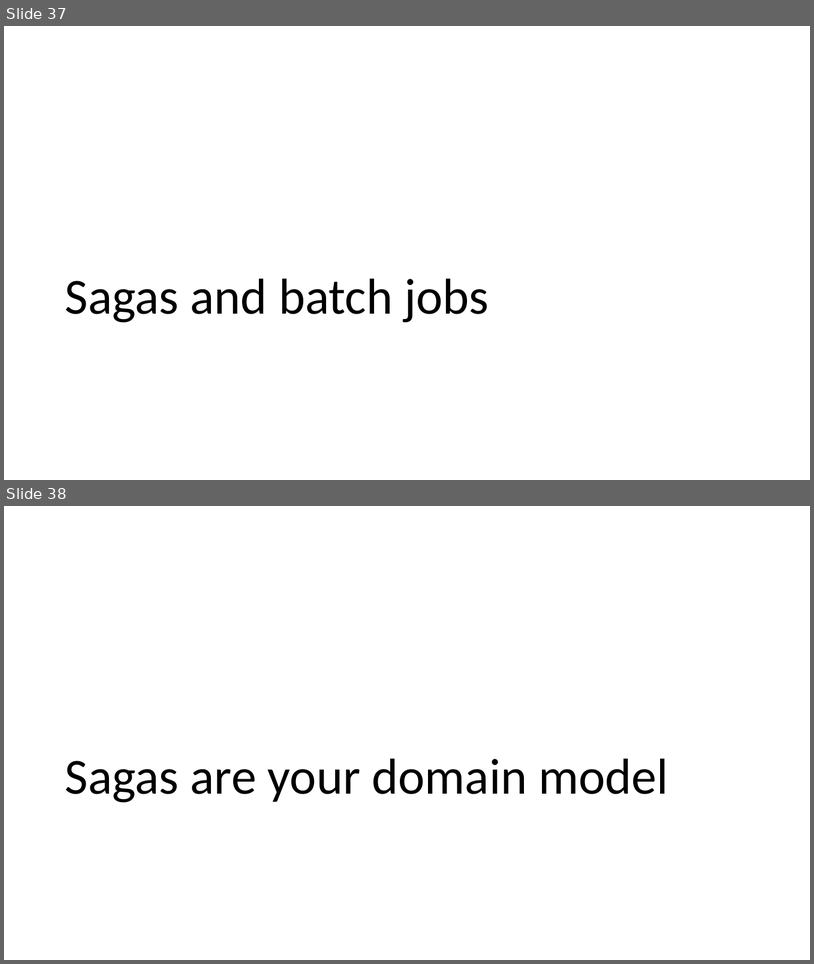
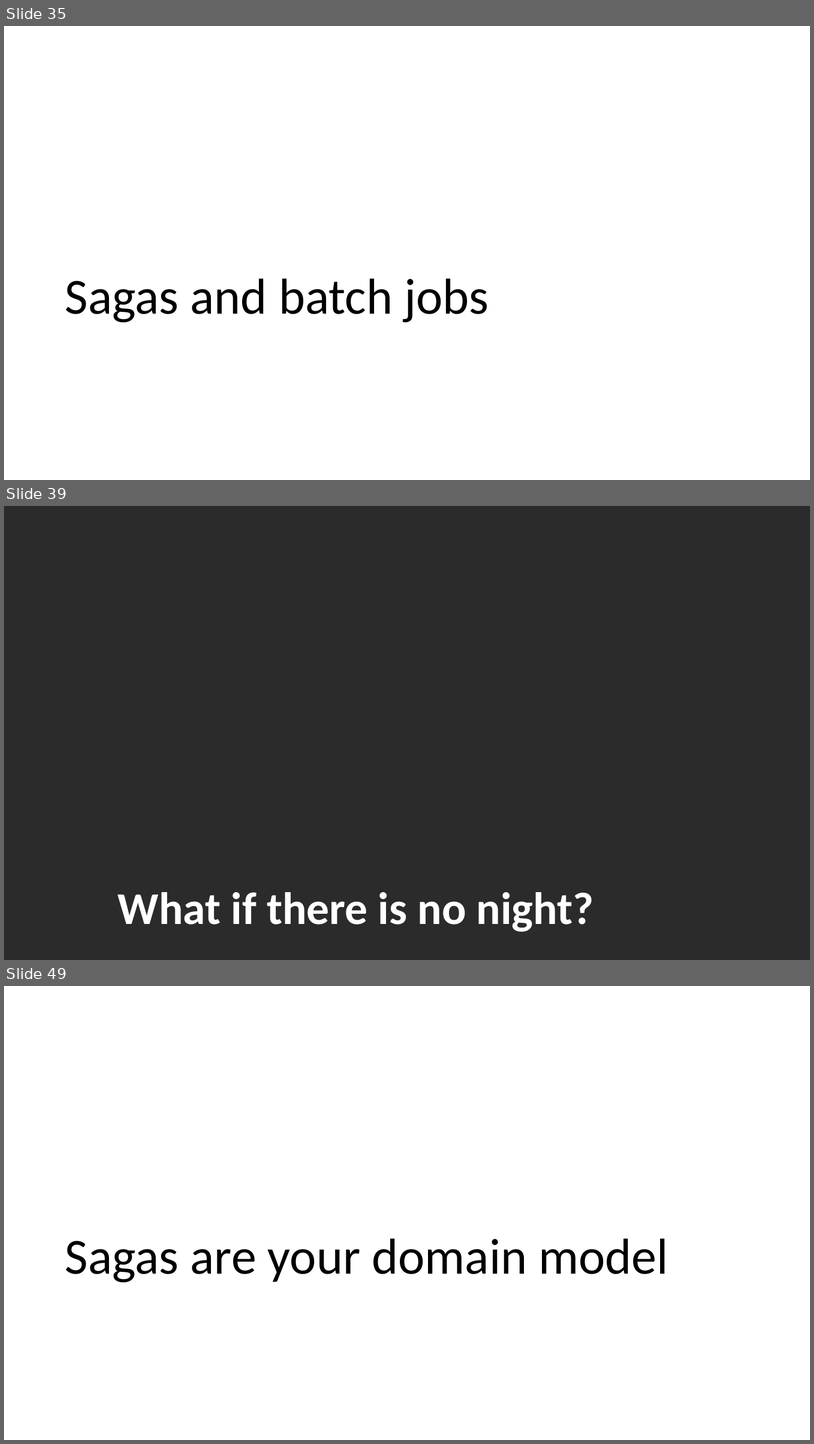
Before and after one commit to Particular/SagaMasterClass, a slide deck: SagaMasterClass.pptx. Shown one above the other, each under a label of ours: slides 37 and 38 before the commit, slides 35, 39 and 49 after it; the slides between them are not shown. The pictures are 814x964 and 814x1444 pixels, drawn with LibreOffice and Linux fonts; fonts in the diff are those of the drawing; background and template pictures are left out; a plain dark background stands for a picture behind light text. Boxes give left, top, right and bottom in pixels: in the first picture for what was removed or moved away, otherwise in the second. Text is boxed around its words. In the diff, an @@ line names an element or a change of style, - is before the commit and + after.

```diff
--- a/SagaMasterClass.pptx
+++ b/SagaMasterClass.pptx
@@ slide 39 added at [4,506,810,960], background picture (left out) @@
@@ text added at [118,892,594,931], 54 pt, text #FFFFFF, bold @@
+What if there is no night?
@@ what was slide 37 is now slide 35 @@
@@ what was slide 38 is now slide 49 @@
```
Also in this commit, not shown: 1 slide changed, 12 other slides added, 2 slides removed.
